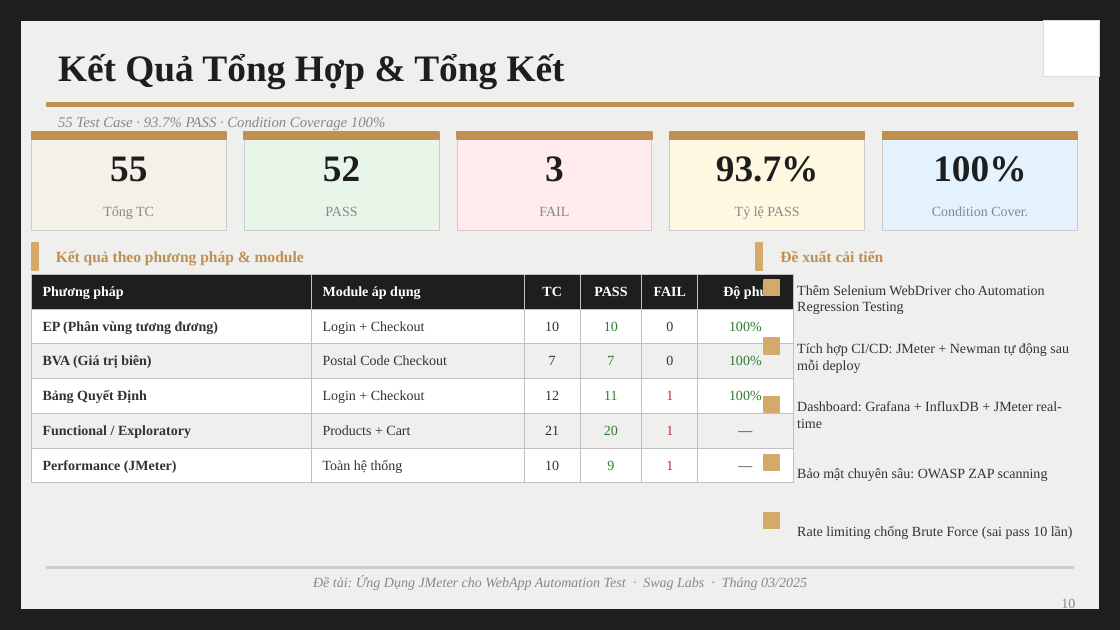
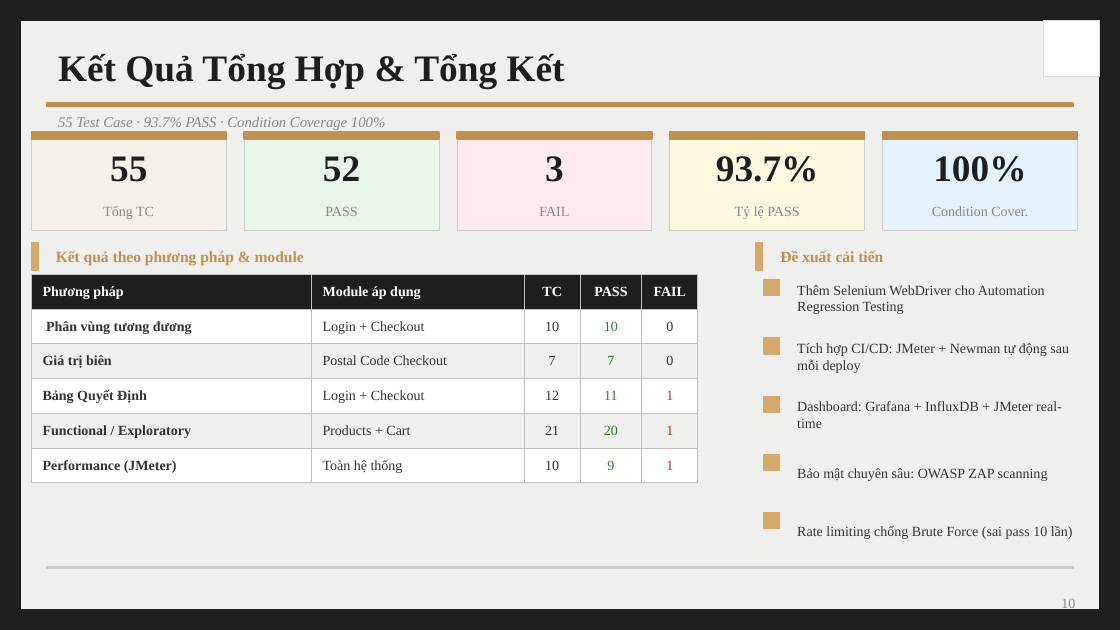
Before and after one commit to YenNhi0511/1150080069_CNPM1_TranDuongYenNhi_KiemThuPhanMem, a slide deck: slide 10 of Giua_Ky/Trần Dương Yến Nhi_Báo cáo kiểm thử.pptx. Drawn at 1120x630 pixels with LibreOffice and Linux fonts; fonts in the diff are those of the drawing. Boxes give left, top, right and bottom in pixels: in the first picture for what was removed or moved away, otherwise in the second. Text is boxed around its words. In the diff, an @@ line names an element or a change of style, - is before the commit and + after.

```diff
--- a/Giua_Ky/Trần Dương Yến Nhi_Báo cáo kiểm thử.pptx
+++ b/Giua_Ky/Trần Dương Yến Nhi_Báo cáo kiểm thử.pptx
@@ table at [31,274,698,483] @@
-column 1, row 2: EP (Phân vùng tương đương)
+column 1, row 2: Phân vùng tương đương
-column 1, row 3: BVA (Giá trị biên)
+column 1, row 3: Giá trị biên
-column 6: Độ phủ | 100% | 100% | 100% | — | —
@@ table: place and size @@
-table at [31,274,793,483]
+table at [31,274,698,483]
@@ text removed at [313,576,807,590] @@
-Đề tài: Ứng Dụng JMeter cho WebApp Automation Test · Swag Labs · Tháng 03/2025
```
Also in this commit, not shown: 4 other slides changed.
